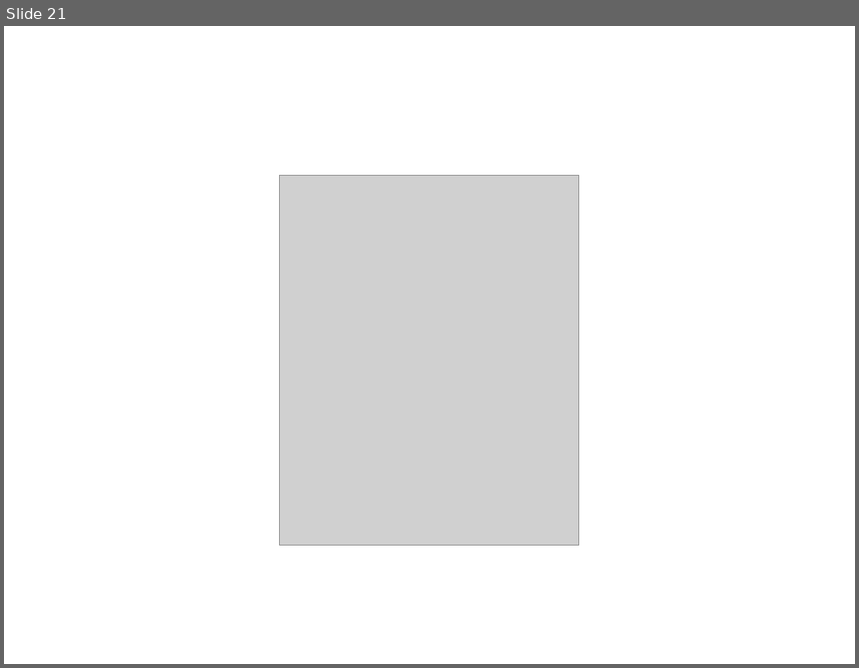
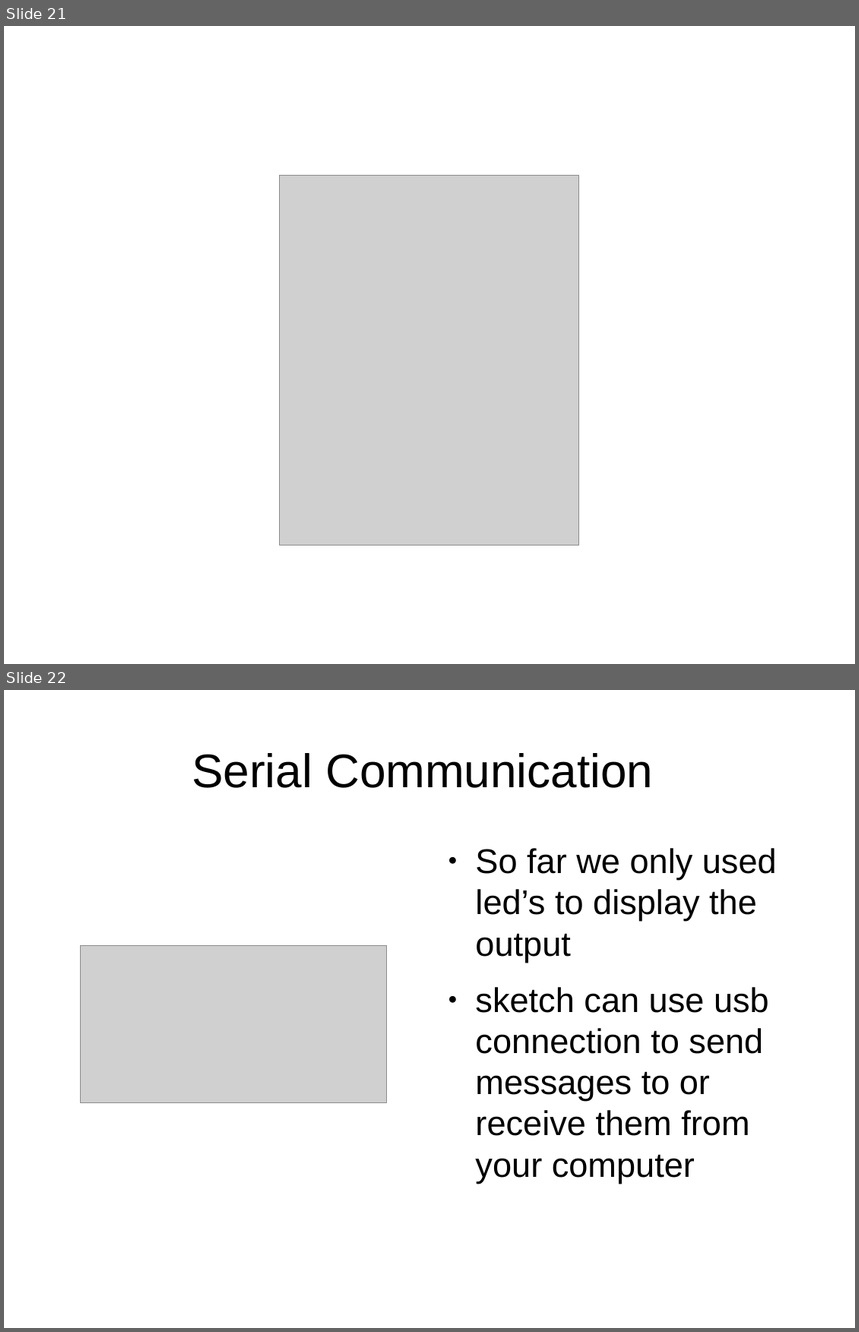
Before and after one commit to dhayanithivijayan/LearnIt, a slide deck: Arduino/DayThree.odp. Shown one above the other, each under a label of ours: slide 21 before the commit, slides 21 and 22 after it. The pictures are 859x668 and 859x1332 pixels, drawn with LibreOffice and Linux fonts; fonts in the diff are those of the drawing; grey boxes stand for pictures. Boxes give left, top, right and bottom in pixels: in the first picture for what was removed or moved away, otherwise in the second. Text is boxed around its words. In the diff, an @@ line names an element or a change of style, - is before the commit and + after.

```diff
--- a/Arduino/DayThree.odp
+++ b/Arduino/DayThree.odp
@@ slide 22 added at bbox=[4, 690, 855, 1328], background #FFFFFF @@
@@ title added at bbox=[192, 753, 653, 788], 44 pt, text #000000 @@
+Serial Communication
@@ text added at bbox=[475, 848, 777, 1183], 32 pt, text #000000 @@
+● So far we only used led’s to display the output
+● sketch can use usb connection to send messages to or receive them from your computer
@@ picture added at bbox=[81, 945, 386, 1103] @@
```
Also in this commit, not shown: 10 other slides added, 1 slide removed, 16 other files.
